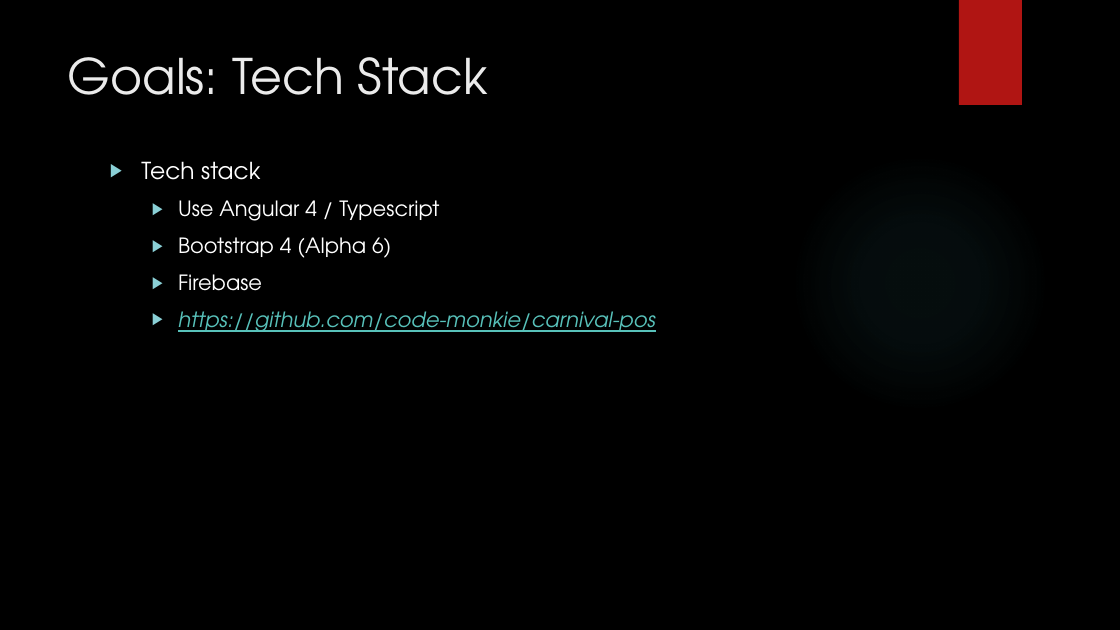
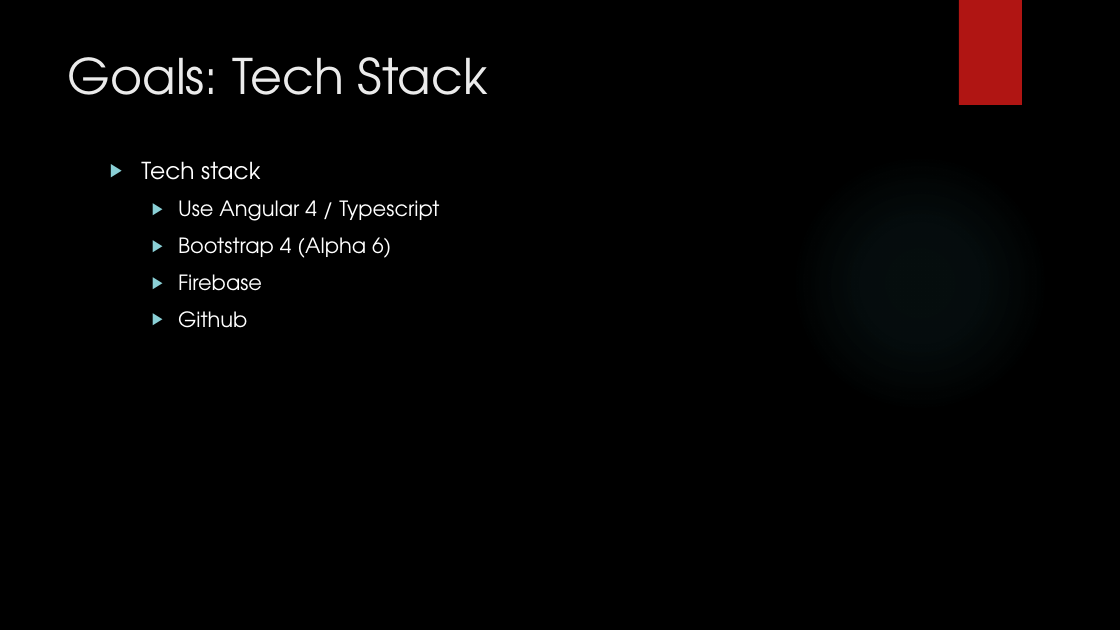
Before and after one commit to code-monkie/carnival-pos, a slide deck: slide 2 of angular/src/assets/goals.pptx. Drawn at 1120x630 pixels with LibreOffice and Linux fonts; fonts in the diff are those of the drawing; background and template pictures are left out. Boxes give left, top, right and bottom in pixels: in the first picture for what was removed or moved away, otherwise in the second. Text is boxed around its words. In the diff, an @@ line names an element or a change of style, - is before the commit and + after.

```diff
--- a/angular/src/assets/goals.pptx
+++ b/angular/src/assets/goals.pptx
@@ text at box(178, 311, 248, 328): text changed; text colour #58C1BA to #FFFFFF; italic off @@
-  ▶ https://github.com/code-monkie/carnival-pos
+  ▶ Github
```
Also in this commit, not shown: 1 other slide changed, 3 slides added, 1 other file.
